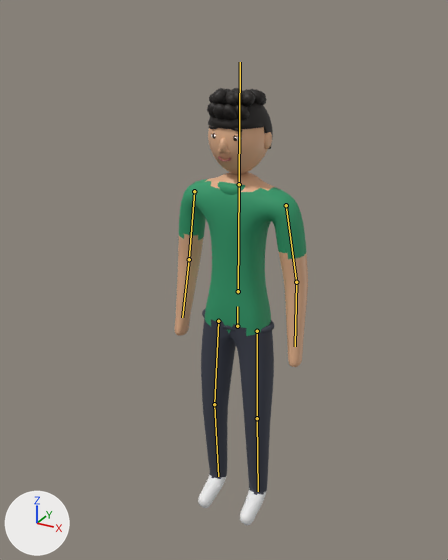
The glTF model web/miguel.glb as it was, and as the next commit left it.
Both versions are drawn from a camera (50 mm lens) standing at (0.955, -1.844, 1.958) and looking at (0.001, -0.11, 1.091). The lights are fixed; the arrows at lower left show +X, +Y and +Z. The older version comes first. The bones that change, and the others that lie on the model, are drawn over the model as lines.

Objects in the first picture: 'MiguelMalla'.
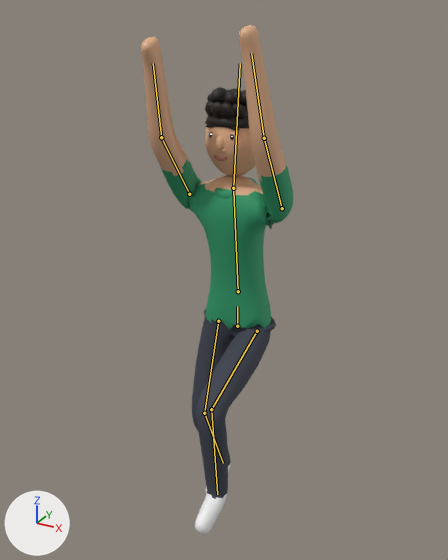
The newer file adds an action. The first version stands in its rest pose; the second is drawn at frame 10 of the action 'saltar'.

What differs and where, as boxes [x1, y1, x2, y2] in the pictures (448 x 560 px):
'MiguelMalla', posed (14% wider, 16% taller)
    before: [175, 88, 308, 526]
    after: [141, 25, 293, 535]
bone 'columna', root to tip
    before: (238, 291) to (239, 186)
    after: (238, 291) to (233, 189)
bone 'cabeza', root to tip
    before: (239, 184) to (240, 62)
    after: (233, 188) to (240, 63)
bone 'brazo_L', root to tip
    before: (286, 205) to (296, 282)
    after: (282, 208) to (264, 138)
bone 'antebrazo_L', root to tip
    before: (296, 282) to (295, 346)
    after: (264, 138) to (251, 53)
bone 'brazo_R', root to tip
    before: (194, 191) to (189, 259)
    after: (189, 194) to (161, 137)
bone 'antebrazo_R', root to tip
    before: (189, 259) to (182, 317)
    after: (161, 137) to (153, 63)
bone 'pierna_L', root to tip
    before: (257, 331) to (257, 418)
    after: (257, 331) to (211, 409)
bone 'espinilla_L', root to tip
    before: (257, 418) to (258, 491)
    after: (211, 409) to (217, 494)
bone 'pierna_R', root to tip
    before: (218, 321) to (214, 404)
    after: (218, 321) to (204, 413)
bone 'espinilla_R', root to tip
    before: (214, 404) to (218, 476)
    after: (204, 413) to (223, 463)

Patch to the scene script:
```diff
--- a/web/miguel.glb.py
+++ b/web/miguel.glb.py
@@ bone_columna @@
 bone_columna = bpy.data.objects['Miguel'].pose.bones['columna']  # child of 'raiz'
-bone_columna.rotation_quaternion = (1.0, 0.0, 0.0, 0.0)  # degrees (0, 0, 0)
+bone_columna.rotation_quaternion = (0.999, 0.05, 0.0, 0.0)  # degrees (6, 0, 0)
@@ bone_cabeza @@
 bone_cabeza = bpy.data.objects['Miguel'].pose.bones['cabeza']  # child of 'columna'
-bone_cabeza.rotation_quaternion = (1.0, 0.0, 0.0, 0.0)  # degrees (0, 0, 0)
+bone_cabeza.rotation_quaternion = (0.995, -0.1, 0.0, 0.0)  # degrees (-11, 0, 0)
@@ bone_brazo_l @@
 bone_brazo_l = bpy.data.objects['Miguel'].pose.bones['brazo_L']  # child of 'columna'
-bone_brazo_l.rotation_quaternion = (1.0, 0.0, 0.0, 0.0)  # degrees (0, 0, 0)
+bone_brazo_l.rotation_quaternion = (-0.154, 0.974, 0.051, 0.16)  # degrees (-162, -19, 3)
@@ bone_antebrazo_l @@
 bone_antebrazo_l = bpy.data.objects['Miguel'].pose.bones['antebrazo_L']  # child of 'brazo_L'
-bone_antebrazo_l.rotation_quaternion = (1.0, 0.0, 0.0, 0.0)  # degrees (0, 0, 0)
+bone_antebrazo_l.rotation_quaternion = (0.997, -0.074, -0.006, -0.007)  # degrees (-9, -1, -1)
@@ bone_brazo_r @@
 bone_brazo_r = bpy.data.objects['Miguel'].pose.bones['brazo_R']  # child of 'columna'
-bone_brazo_r.rotation_quaternion = (1.0, 0.0, 0.0, 0.0)  # degrees (0, 0, 0)
+bone_brazo_r.rotation_quaternion = (-0.232, 0.957, -0.051, -0.166)  # degrees (-153, 20, -1)
@@ bone_antebrazo_r @@
 bone_antebrazo_r = bpy.data.objects['Miguel'].pose.bones['antebrazo_R']  # child of 'brazo_R'
-bone_antebrazo_r.rotation_quaternion = (1.0, 0.0, 0.0, 0.0)  # degrees (0, 0, 0)
+bone_antebrazo_r.rotation_quaternion = (0.997, -0.074, 0.006, 0.007)  # degrees (-9, 1, 1)
@@ bone_pierna_l @@
 bone_pierna_l = bpy.data.objects['Miguel'].pose.bones['pierna_L']  # child of 'raiz'
-bone_pierna_l.rotation_quaternion = (1.0, 0.0, 0.0, 0.0)  # degrees (0, 0, 0)
+bone_pierna_l.rotation_quaternion = (0.817, -0.576, -0.021, -0.021)  # degrees (-70, -3, -1)
@@ bone_espinilla_l @@
 bone_espinilla_l = bpy.data.objects['Miguel'].pose.bones['espinilla_L']  # child of 'pierna_L'
-bone_espinilla_l.rotation_quaternion = (1.0, 0.0, 0.0, 0.0)  # degrees (0, 0, 0)
+bone_espinilla_l.rotation_quaternion = (0.811, 0.585, 0.0, 0.0)  # degrees (72, 0, 0)
@@ bone_pierna_r @@
 bone_pierna_r = bpy.data.objects['Miguel'].pose.bones['pierna_R']  # child of 'raiz'
-bone_pierna_r.rotation_quaternion = (1.0, 0.0, 0.0, 0.0)  # degrees (0, 0, 0)
+bone_pierna_r.rotation_quaternion = (0.994, -0.11, 0.004, 0.004)  # degrees (-13, 1, 0)
@@ bone_espinilla_r @@
 bone_espinilla_r = bpy.data.objects['Miguel'].pose.bones['espinilla_R']  # child of 'pierna_R'
-bone_espinilla_r.rotation_quaternion = (1.0, 0.0, 0.0, 0.0)  # degrees (0, 0, 0)
+bone_espinilla_r.rotation_quaternion = (0.962, 0.272, 0.0, 0.0)  # degrees (32, 0, 0)
```
